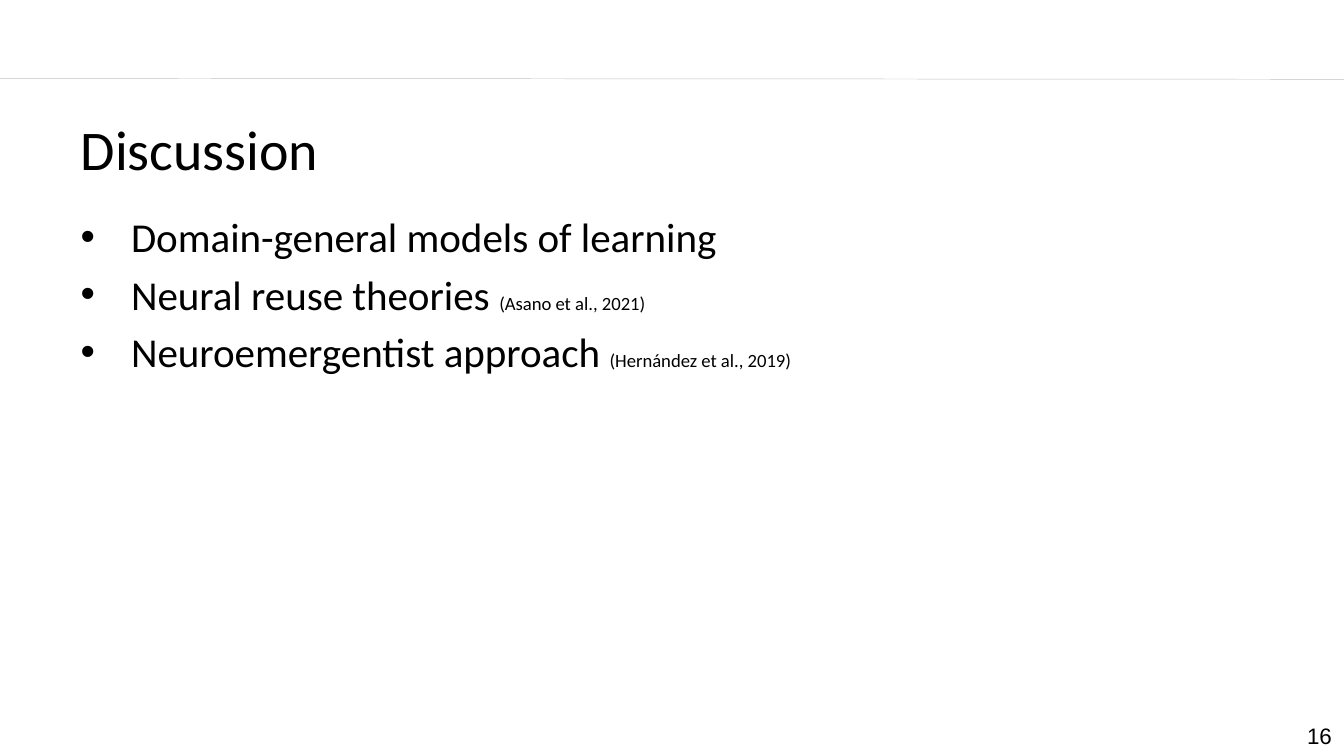
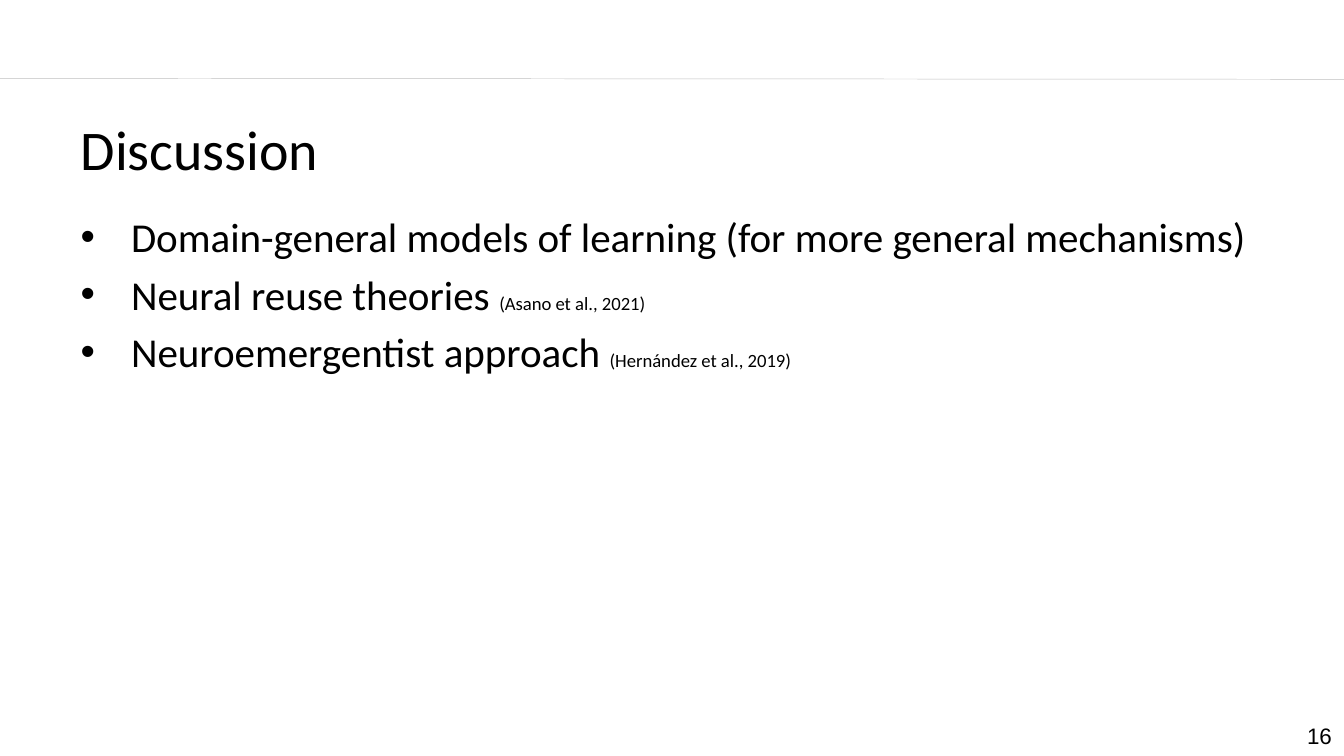
Before and after one commit to laurafdeza/Dissertation, a slide deck: slide 16 of ru_defense_slides.pptx. Drawn at 1344x756 pixels with LibreOffice and Linux fonts; fonts in the diff are those of the drawing; background and template pictures are left out. Boxes give left, top, right and bottom in pixels: in the first picture for what was removed or moved away, otherwise in the second. Text is boxed around its words. In the diff, an @@ line names an element or a change of style, - is before the commit and + after.

```diff
--- a/ru_defense_slides.pptx
+++ b/ru_defense_slides.pptx
@@ text at [131,222,1245,259]: text changed @@
-• Domain-general models of learning
+• Domain-general models of learning (for more general mechanisms)
```
Also in this commit, not shown: 5 other slides changed.
